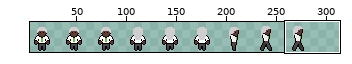
A sprite sheet gets an edit: assets/v2/customer/12.png. Above, an overview of the earlier version with the close-up marked.
Close-up. First the earlier version:
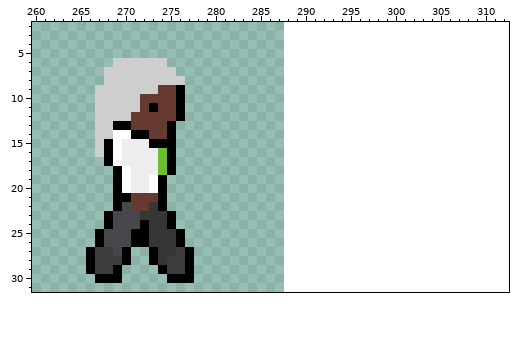
The file is 288x32 pixels. Shown: x 260..312, y 2..31. The old version is drawn lined up with the new one, on the new canvas. The wide view leaves out empty margins.
The result:
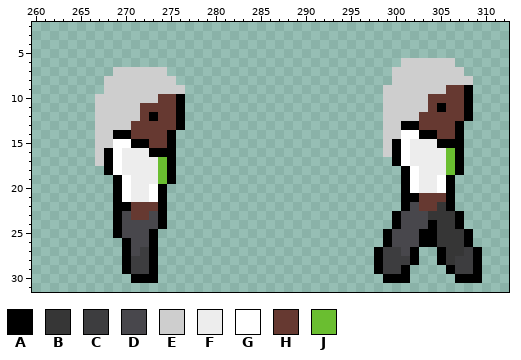
Palette (. is transparent): A #000000  B #363636  C #3d3d3f  D #48474c  E #cecece  F #ededed  G #ffffff  H #663931  J #6abe30
Change:
canvas 288x32 -> 320x32
y 6: x 269..274 EEEEEE -> ......; x 301..306 ...... -> EEEEEE
y 7: x 268 E -> .; x 275 E -> .; x 300..307 ........ -> EEEEEEEE
y 8: x 276 E -> .; x 300..308 ......... -> EEEEEEEEE
y 9: x 267 E -> .; x 274..276 HHA -> EEE; x 299..308 .......... -> EEEEEEEHHA
y 10: x 272..273 HH -> EE; x 299..308 .......... -> EEEEEHHHHA
y 11: x 273 A -> H; x 299..308 .......... -> EEEEEHAHHA
y 12: x 271 H -> E; x 273 H -> A; x 299..308 .......... -> EEEEHHHHHA
y 13: x 269..270 AA -> EE; x 275..276 A. -> HA; x 299..307 ......... -> EEAAHHHHA
y 14: x 269..272 GGAA -> AAHH; x 299..307 ......... -> EEGGAAHHA
y 15: x 268 A -> E; x 270..274 FFFAA -> GAAHH; x 299..307 ......... -> EAGFFFAAA
y 16: x 273..274 FJ -> AA; x 299..307 ......... -> EAGFFFFJA
y 17: x 267 . -> E; x 300..307 ........ -> AGFFFFJA
y 18: x 268..270 .AG -> AGF; x 301..307 ....... -> AGFFFJA
y 19: x 273..275 GA. -> FJA; x 301..306 ...... -> AGFFGA
y 20: x 301..306 ...... -> AGFFGA
y 21: x 270..273 AHHH -> GFFG; x 301..306 ...... -> AAHHHA
y 22: x 270 D -> A; x 273 B -> H; x 301..306 ...... -> ADHHBA
y 23: x 268..269 AD -> .A; x 271..275 DBBBA -> HHDA.; x 300..307 ........ -> ADDDBBBA
y 24: x 268..269 AD -> .A; x 272..275 ABBA -> DDA.; x 300..307 ........ -> ADDDABBA
y 25: x 267..269 ADD -> ..A; x 271..276 AABBBA -> DDA...; x 299..308 .......... -> ADDDAABBBA
y 26: x 267..276 ADDDAABBBA -> ...ADDA...; x 299..308 .......... -> ADDDAABBBA
y 27: x 266..269 ACCD -> ....; x 271..272 .. -> DC; x 274..277 BBCA -> ....; x 298..302 ..... -> ACCDA; x 305..309 ..... -> ABBCA
y 28: x 266..269 ACCC -> ....; x 271..272 .. -> CC; x 274..277 BCCA -> ....; x 298..302 ..... -> ACCCA; x 305..309 ..... -> ABCCA
y 29: x 266..277 ACCA....ACCA -> ....ACCA....; x 298..301 .... -> ACCA; x 306..309 .... -> ACCA
y 30: x 267..269 AAA -> ...; x 271..273 ... -> AAA; x 275..277 AAA -> ...; x 299..301 ... -> AAA; x 307..309 ... -> AAA
